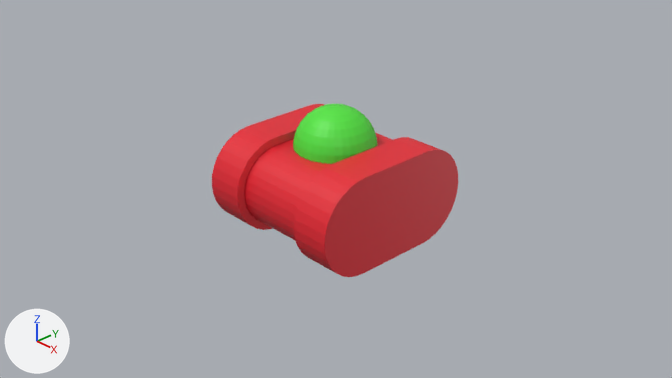
One commit to the Blender file core/assets/blender/skins.blend: the scene before it, then after it.
Rendered twice from the file's camera 'Camera'. Arrows for +X, +Y and +Z are at lower left; the lights stay in place.

The first picture shows 'Base', 'Sphere'.
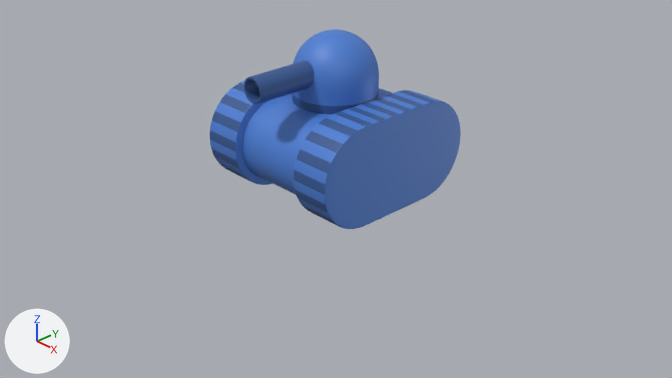
Location of each change, [x1, y1, x2, y2] in pixels of the pictures (672 x 378 px):
'Base', reshaped, moved, modifiers changed
    before: [212, 104, 458, 277]
    after: [210, 81, 461, 229]
'Turret', added (blue)
    after: [292, 29, 379, 114]
    faces in mat_blue_tank_1 (blue #4b7fd4): [293, 29, 379, 112]
    faces in mat_blue_tank_2 (blue #345894): [292, 92, 379, 114]
'Sphere', deleted
    before: [293, 104, 378, 164]
'Weapon', added (blue)
    after: [244, 61, 314, 104]
part 1 of me_cylinder, built on
    before: [250, 105, 427, 273]
    after: [210, 92, 460, 229]
part 2 of me_cylinder, recoloured
    before: [212, 104, 458, 277]
    after: [210, 81, 461, 195]
part 3 of me_cylinder, recoloured
    before: [212, 104, 441, 268]
    after: [210, 83, 443, 194]

Patch to the scene script:
```diff
--- a/core/assets/blender/skins.blend.py
+++ b/core/assets/blender/skins.blend.py
@@ me_cylinder @@
 # used by ob_base; location = (0.0, 0.0, 0.0); rotation_euler = (0.0, 1.571, 0.0), in degrees (0, 90, 0); scale = (0.5, 0.5, 0.5)
-me_cylinder.from_pydata(...)  # 74 vertices, 58 faces; spans x -1.2..0.0, y -2.2..2.2, z 0.0..2.0
+me_cylinder.from_pydata(...)  # 210 vertices, 162 faces; spans x -1.2..1.2, y -2.2..2.2, z 0.0..2.0
+# me_cylinder part 1
+# 8 faces are deleted
+# 86 vertices are added at x -1.2..1.2, y -2.18..2.18, z 0.0..2.0
+# 50 new vertices lie (0.0, 0.0, 1.0) away from vertices in x 0.2..1.2, y -2.18..2.18, z 0.0..1.0
+# 94 new faces join them, mat_blue_tank_1 (blue #4b7fd4)
+# 18 new faces join them, mat_blue_tank_2 (blue #345894)
+# me_cylinder part 2: 42 faces spanning x -1.2..0.0, y -2.2..2.2, z 0.0..2.0 switch from mat_material (red #e72130) to mat_blue_tank_1 (blue #4b7fd4)
+# me_cylinder part 3: 8 faces spanning x -1.2..0.0, y -2.2..2.18, z 1.0..2.0 switch from mat_material (red #e72130) to mat_blue_tank_2 (blue #345894)
@@ ob_base @@
 ob_base = bpy.data.objects.new('Base', me_cylinder)
-ob_base.location = (0.0, 0.0, 0.0)
+ob_base.location = (0.0, 0.0, 0.6)
 ob_base.rotation_euler = (0.0, 1.571, 0.0)  # degrees (0, 90, 0)
@@ ob_base @@
 _m = ob_base.modifiers.new('Mirror', 'MIRROR')
-_m.use_axis = (True, False, True)
+_m.use_axis = (False, False, True)
 _m.use_clip = True
-_m.merge_threshold = 0.02
+_m = ob_base.modifiers.new('Bevel', 'BEVEL')
+_m.width = 0.03
+_m.width_pct = 0.03
+_m.segments = 2
+_m = ob_base.modifiers.new('Subdivision', 'SUBSURF')
+_m.levels = 2
@@ ob_sphere @@
-ob_sphere = bpy.data.objects.new('Sphere', me_sphere)
@@ ob_weapon @@
+ob_weapon = bpy.data.objects.new('Weapon', me_cylinder_001)  # 544 vertices, 513 faces; spans x -1.0..1.0, y -1.0..1.0, z -1.0..1.0; in mat_blue_tank_2 (blue #345894); modifiers SOLIDIFY, BEVEL
+ob_weapon.location = (0.0, -0.6, 1.5)
+ob_weapon.rotation_euler = (1.571, 0.0, 0.0)  # degrees (90, 0, 0)
+ob_weapon.scale = (0.15, 0.15, 0.6)
@@ ob_turret @@
+ob_turret = bpy.data.objects.new('Turret', me_sphere_1)  # 610 vertices, 640 faces; spans x -1.0..1.0, y -1.0..1.0, z -1.2..1.6; in mat_blue_tank_1 (blue #4b7fd5), mat_blue_tank_2 (blue #345894); modifiers SUBSURF
+ob_turret.location = (0.0, 0.0, 1.1)
+ob_turret.scale = (0.5, 0.5, 0.5)
```
